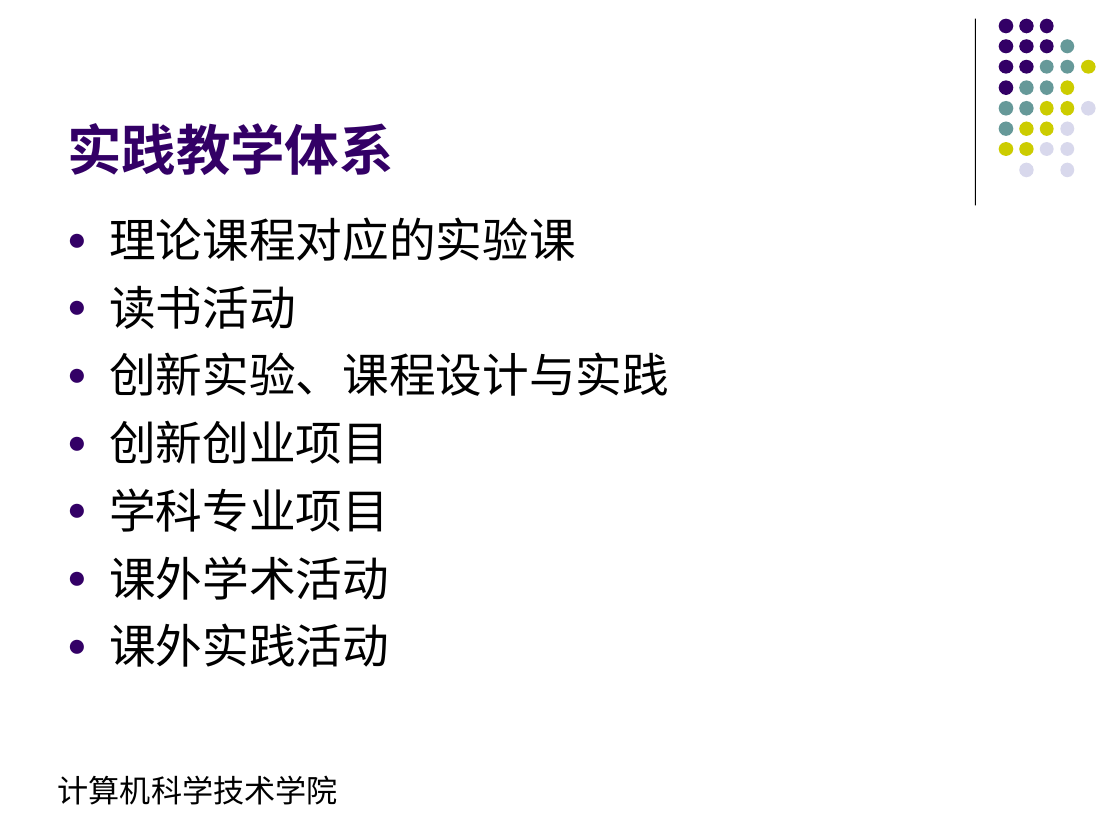
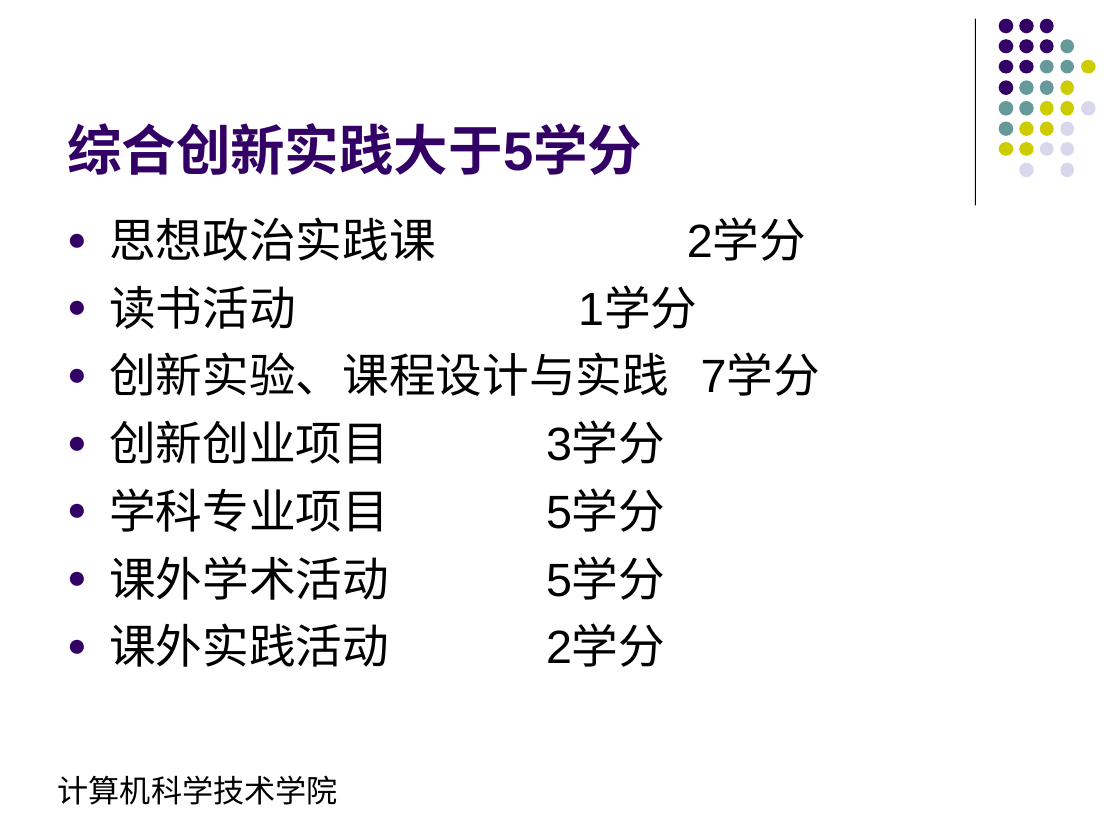
Before and after one commit to ciecclm/2016-, a slide deck: slide 9 of 网络编程培养方案汇报.ppt (slide 6 before the commit). Drawn at 1120x840 pixels with LibreOffice and Linux fonts; fonts in the diff are those of the drawing. Boxes give left, top, right and bottom in pixels: in the first picture for what was removed or moved away, otherwise in the second. Text is boxed around its words. In the diff, an @@ line names an element or a change of style, - is before the commit and + after.

```diff
--- a/网络编程培养方案汇报.ppt
+++ b/网络编程培养方案汇报.ppt
@@ title at [67,123,642,175]: text changed @@
-实践教学体系
+综合创新实践大于5学分
@@ text at [109,217,820,667]: text changed @@
-● 理论课程对应的实验课
-● 读书活动
-● 创新实验、课程设计与实践
-● 创新创业项目
-● 学科专业项目
-● 课外学术活动
-● 课外实践活动
+● 思想政治实践课 2学分
+● 读书活动 1学分
+● 创新实验、课程设计与实践 7学分
+● 创新创业项目 3学分
+● 学科专业项目 5学分
+● 课外学术活动 5学分
+● 课外实践活动 2学分
```
Also in this commit, not shown: 4 other slides changed, 3 slides added, 1 slide removed, 1 other file.
